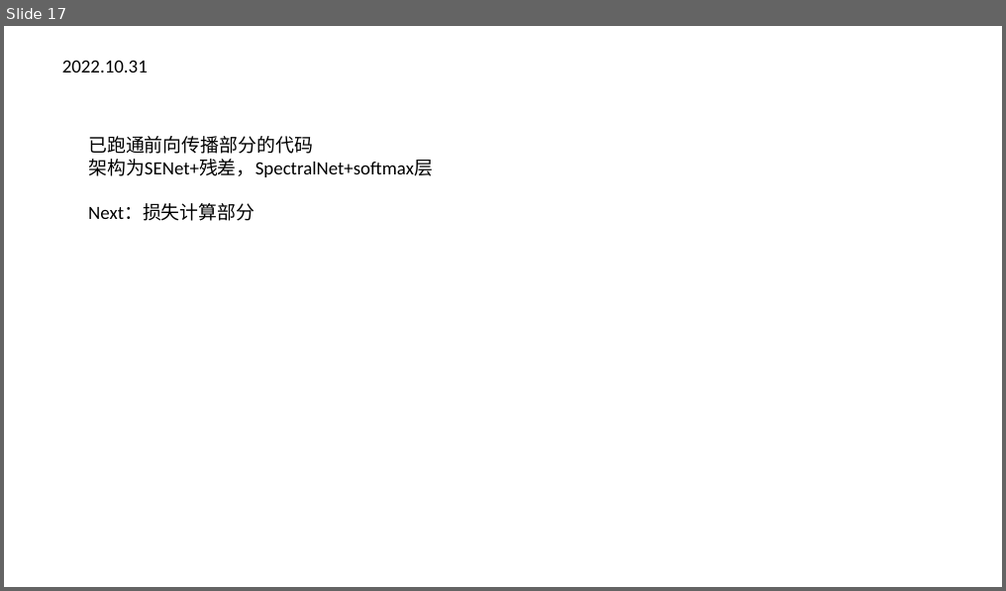
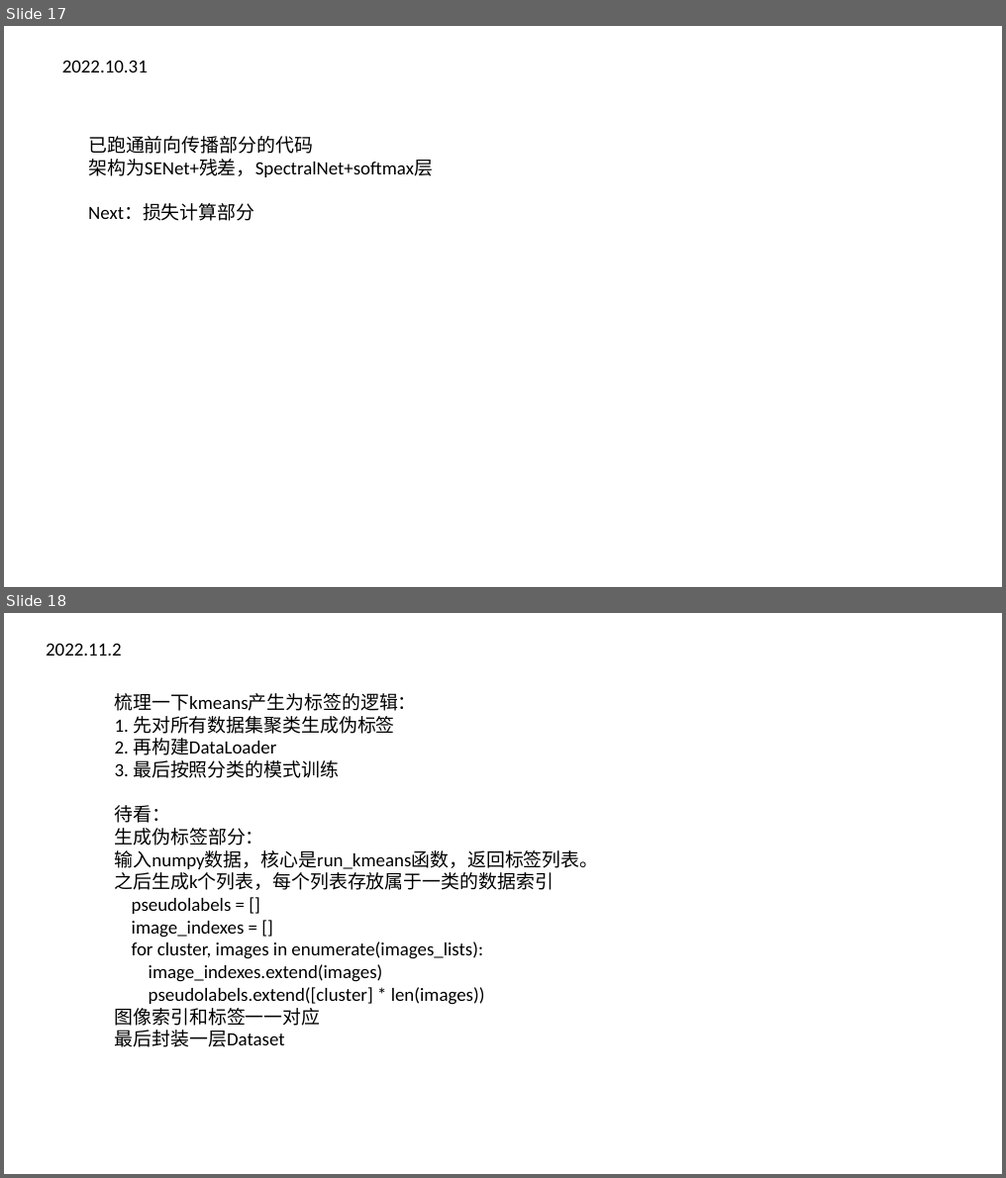
Before and after one commit to zhaoling0229/salable_dsc, a slide deck: scalable_dsc.pptx. Shown one above the other, each under a label of ours: slide 17 before the commit, slides 17 and 18 after it. The pictures are 1006x591 and 1006x1178 pixels, drawn with LibreOffice and Linux fonts; fonts in the diff are those of the drawing. Boxes give left, top, right and bottom in pixels: in the first picture for what was removed or moved away, otherwise in the second. Text is boxed around its words. In the diff, an @@ line names an element or a change of style, - is before the commit and + after.

```diff
--- a/scalable_dsc.pptx
+++ b/scalable_dsc.pptx
@@ slide 18 added at (x1=4, y1=613, x2=1002, y2=1174), background #FFFFFF @@
@@ text added at (x1=46, y1=643, x2=121, y2=656), 18 pt, text #000000 @@
+2022.11.2
@@ text added at (x1=115, y1=693, x2=599, y2=1048), 18 pt, text #000000 @@
+梳理一下kmeans产生为标签的逻辑：
+1. 先对所有数据集聚类生成伪标签
+2. 再构建DataLoader
+3. 最后按照分类的模式训练
+待看：
+生成伪标签部分：
+输入numpy数据，核心是run_kmeans函数，返回标签列表。
+之后生成k个列表，每个列表存放属于一类的数据索引
+pseudolabels = []
+image_indexes = []
+for cluster, images in enumerate(images_lists):
+image_indexes.extend(images)
+pseudolabels.extend([cluster] * len(images))
+图像索引和标签一一对应
+最后封装一层Dataset
```
Also in this commit, not shown: 4 other files.
